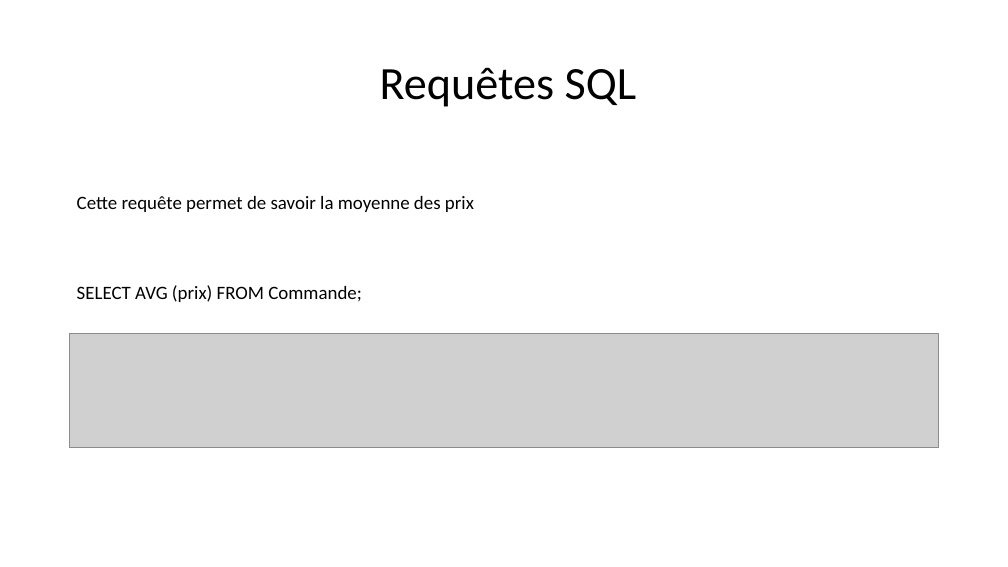
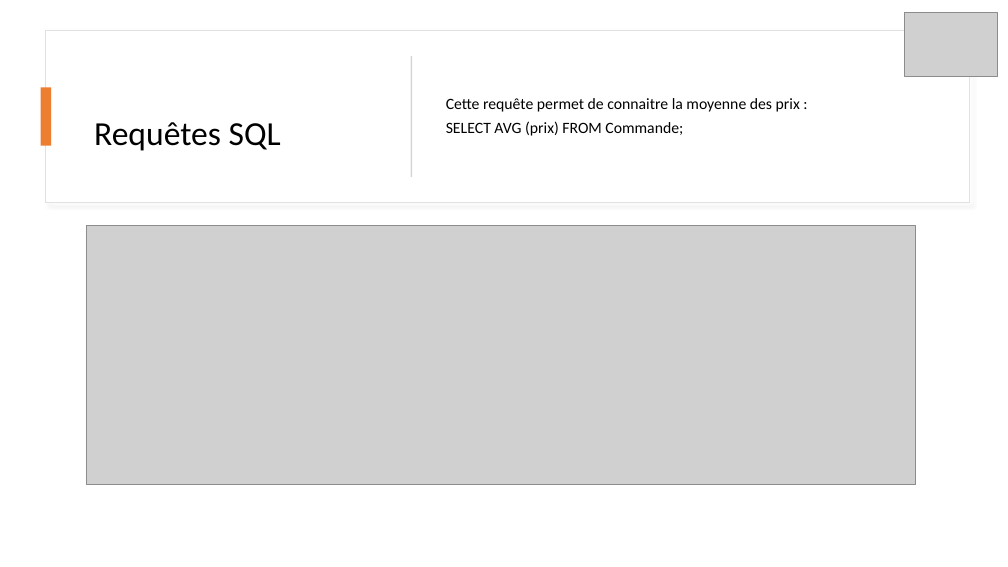
Before and after one commit to Anistea/Biblioth-que, a slide deck: slide 23 of PowerPoint_Projet Panorama base de données.pptx (slide 11 before the commit). Drawn at 1008x567 pixels with LibreOffice and Linux fonts; fonts in the diff are those of the drawing; grey boxes stand for pictures. Boxes give left, top, right and bottom in pixels: in the first picture for what was removed or moved away, otherwise in the second. Text is boxed around its words. In the diff, an @@ line names an element or a change of style, - is before the commit and + after.

```diff
--- a/PowerPoint_Projet Panorama base de données.pptx
+++ b/PowerPoint_Projet Panorama base de données.pptx
@@ picture added at bbox=[905, 13, 998, 77] @@
@@ rectangle added at bbox=[46, 30, 969, 203], fill #FFFFFF, outline #E1E1E1 1 pt @@
@@ title "Requêtes SQL": place and size @@
-title "Requêtes SQL" at bbox=[380, 67, 637, 107]
+title "Requêtes SQL" at bbox=[94, 122, 281, 151]
@@ title "Requêtes SQL" at bbox=[94, 122, 281, 151]: size 44 to 32 pt @@
@@ rectangle added at bbox=[411, 56, 412, 177], fill #D5D5D5 @@
@@ text "Cette requête permet de connaitre ...": place and size @@
-text "Cette requête permet de connaitre ..." at bbox=[77, 196, 474, 302]
+text "Cette requête permet de connaitre ..." at bbox=[446, 98, 800, 136]
@@ text "Cette requête permet de connaitre ..." at bbox=[446, 98, 800, 136]: vertical alignment top to middle @@
@@ rectangle added at bbox=[41, 88, 51, 146], fill #ED7D31 @@
@@ text at bbox=[446, 98, 800, 112]: text changed; size 18 to 15 pt @@
-Cette requête permet de savoir la moyenne des prix
+Cette requête permet de connaitre la moyenne des prix :
@@ text at bbox=[446, 121, 683, 136]: size 18 to 15 pt in "SELECT AVG (prix) FROM Commande;"; line spacing 1 to 0.9; more space between paragraphs @@
@@ picture: place and size @@
-picture at bbox=[70, 333, 939, 448]
+picture at bbox=[86, 226, 916, 485]
```
Also in this commit, not shown: 13 other slides changed, 13 slides added.
